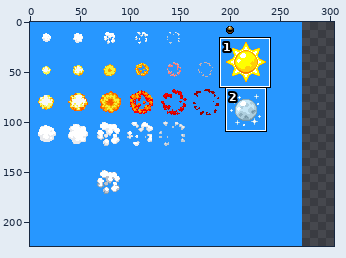
Sprite sheet -- Invasion.gmx/ASSET/gfx.png. The first picture is a wide view before the edit; the outline marks the close-up.
Close-up. Before:
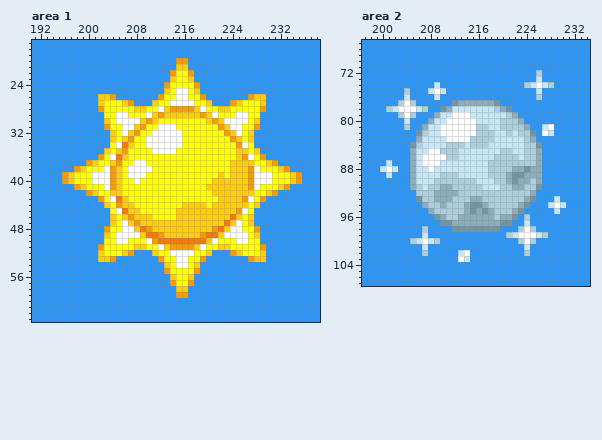
The file is 272x224 pixels. Colours within 5 levels of each other are drawn and written as one. Shown: area 1: x 191..238, y 17..63; area 2: x 197..234, y 67..107. The old version is drawn lined up with the new one, on the new canvas. The commit also changed other parts of the picture, which this record leaves out.
The result:
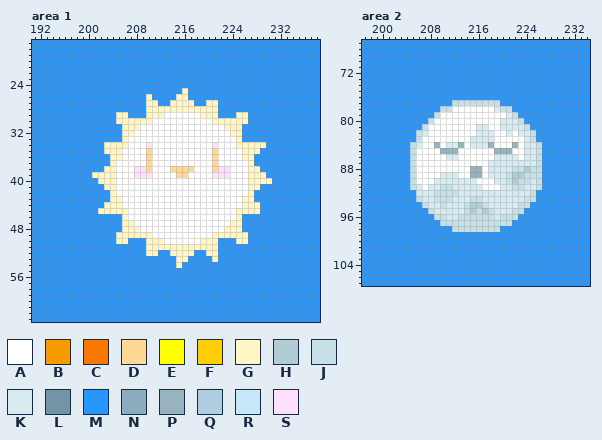
Palette (. is transparent): A #ffffff  B #f79c00  C #f87800  D #ffd895  E #ffff00  F #ffce08  G #fff5c5  H #b1ccd5  J #c5e0e7  K #d7ebf1  L #7394a5  M #2797ff  N #8cadbd  P #97b3bd  Q #adcede  R #c6e7f7  S #ffe0ff
Edits made:
canvas 272x224 -> 304x224
Changed rows in their new state; - is an unchanged pixel.
Area 1:
first column x 196:
20 -------------------MM-------------------
21 -------------------MM-------------------
22 ------------------MMMM------------------
23 ------------------MMMM------------------
24 -----------------MMMMMM-----------------
25 -----------------MMMGMM-----------------
26 ------MMM-----G-MMMGGMMM-------MMM------
27 ------MMMMMM--GGMMGGGGMMGG--MMMMMM------
28 ------MMMMMMMMGGGGGGGGGGGGMMMMMMMM------
29 -------MMGGMMMGGGAAAAAAGGGMMMGGMM-------
30 -------MMGGGGGGAAAAAAAAAAGGGGGGMM-------
31 -------MMMGGGAAA---AAAAAAAAGGGMMM-------
32 --------MMGGAAA-----AAAAAAAAGGMM--------
33 --------MMGAAA------AAAAAAAAAGMM--------
34 -------GGGGAAAS-----AAAAASAAAGGGGG------
35 -------GGGAAAAD----AAAAAADAAAAGGG-------
36 ------MMGGAAAADAAAAAAAAAADAAAAGGMM------
37 ----MMMMGAAA--DAAAAAAAAAADAAAAAGMMMM----
38 --MMMMMGGAA-SSDAAADDDDAAADSSAAAGGMMMMM--
39 MMMMMGGGGAA-SSSAAAADDAAAASSSAAAGGGMMMMMM
40 MMMMMMGGGAAA-AAAAAAAAAAAAAAAAAAGGGGMMMMM
41 --MMMMMGGAAAAAAAAAAAAAAAAAAAAAAGGMMMMM--
42 ----MMMMGAAAAAAAAAAAAAAAAAAAAAAGMMMM----
43 ------MMGGAAAAAAAAAAAAAAAAAAAAGGMM------
44 -------GGGAAAAAAAAAAAAAAAAAAAAGGG-------
45 ------GGGGGAAAAAAAAAAAAAAAAAAGGGG-------
46 --------MMGAAAAAAAAAAAAAAAAAAGMM--------
47 --------MMGGAAAAAAAAAAAAAAAAGGMM--------
48 -------MMMGGGAAAAAAAAAAAAAAGGGMMM-------
49 -------MMGGGGGGAAAAAAAAAAGGGGGGMM-------
50 -------MMGGMMMGGGAAAAAAGGGMMMGGMM-------
51 ------MMMMMMMMGGGGGGGGGGGGMMMMMMMM------
52 ------MMMMMM--GGMMGGGGMMGG--MMMMMM------
53 ------MMM-------MMMGGMMM-G-----MMM------
54 -----------------MMGMMM-----------------
55 -----------------MMMMMM-----------------
56 ------------------MMMM------------------
57 ------------------MMMM------------------
58 -------------------MM-------------------
59 -------------------MM-------------------
Area 2:
first column x 200:
 72 --------------------------M----
 73 --------------------------M----
 74 ---------M--------------MMMMM--
 75 ----M---MMM---------------M----
 76 ----M----M----------------M----
 77 ---MMM------JJJJJJJJ-----------
 78 -MMMMMMM--JJAAAAAAAKJJ---------
 79 ---MMM---JAA---AAAAAAKJ--------
 80 ----M---JAA-----AAAAKKKJ-------
 81 ----M--JAA------KKAAKKKKJ--MM--
 82 ------JKAA------KKKAAKAKKJ-MM--
 83 ------JAAAA----KKKKAAAAAKJ-----
 84 -----JKAAPAKKPAKKKPAAAPAKKJ----
 85 -----JAA--PPPAAAAAAPPPAAKKJ----
 86 -----JA----KKAAAAAAKKKKAKKJ----
 87 -M---JA---AAAAAAAAKKKKKKKKJ----
 88 MMM--JAA-AAAAAAPPAKKKKJJHJJ----
 89 -M---JAAAAKKKAAPPAKKKJHHJJJ----
 90 -----JAAAKKKKKKKAAAKKJHJJKJ----
 91 -----JKAKKJJKKKKKAAAKKJJKKJ----
 92 ------KKKJJJJKKKKKKKKKKKKJ-----
 93 ------JKKJJJKKKJJKKKKKKKJJ---M-
 94 -------JKKJKKKJHHJKKKKKJJ---MMM
 95 --------JKKKKKJHJHJKKKJJ-----M-
 96 ---------JJKKJJJJJJKJJJ-M------
 97 ----------JJJJJJJJJJJJ--M------
 98 -------M----JJJJJJJJ---MMM-----
 99 -------M-------------MMMMMMM---
100 -----MMMMM-------------MMM-----
101 -------M----------------M------
102 -------M-----MM---------M------
103 -------------MM----------------
Pixel boxes of the changes (left, top, right, bottom) in both close-ups:
changed: (62, 58, 302, 298)
changed: (380, 70, 566, 262)
